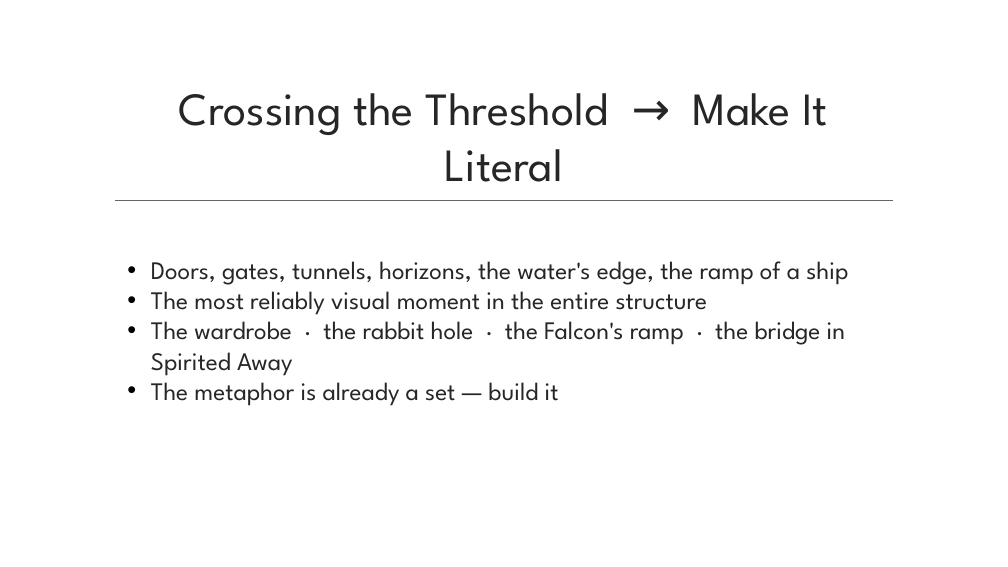
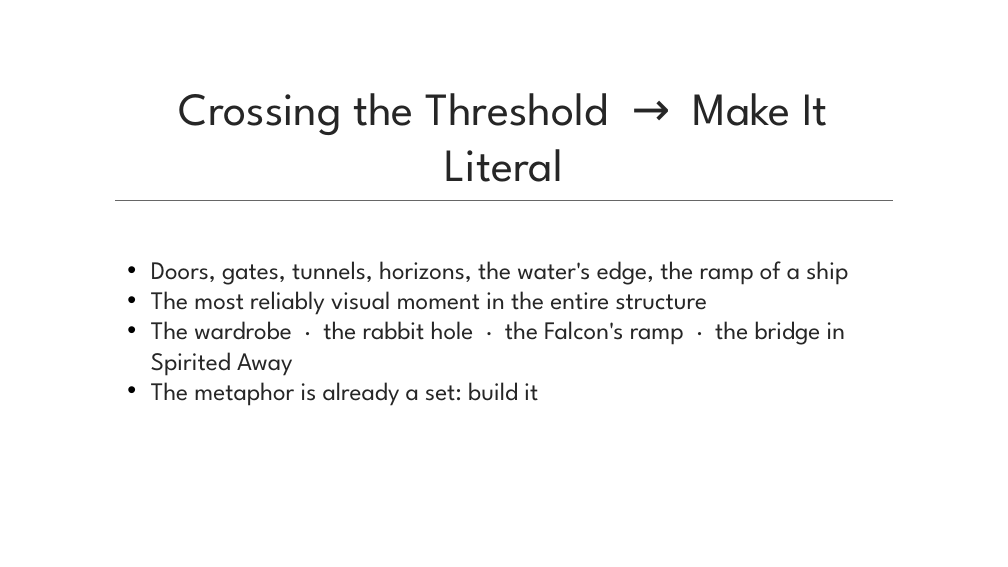
Before and after one commit to dcoes/Classes, a slide deck: slide 32 of Storyboarding/NewLectures/01_Intro_to_Storyboarding.pptx. Drawn at 1008x567 pixels with LibreOffice and Linux fonts; fonts in the diff are those of the drawing; background and template pictures are left out. Boxes give left, top, right and bottom in pixels: in the first picture for what was removed or moved away, otherwise in the second. Text is boxed around its words. In the diff, an @@ line names an element or a change of style, - is before the commit and + after.

```diff
--- a/Storyboarding/NewLectures/01_Intro_to_Storyboarding.pptx
+++ b/Storyboarding/NewLectures/01_Intro_to_Storyboarding.pptx
@@ text at box(151, 374, 538, 406): text changed @@
-• The metaphor is already a set — build it
+• The metaphor is already a set: build it
```
Also in this commit, not shown: 13 other slides changed, 53 other files.
